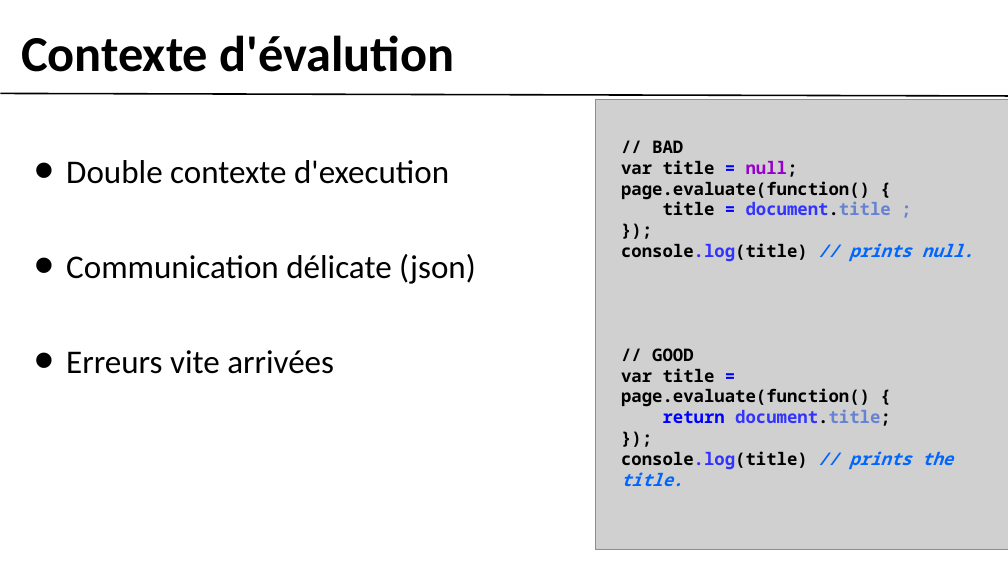
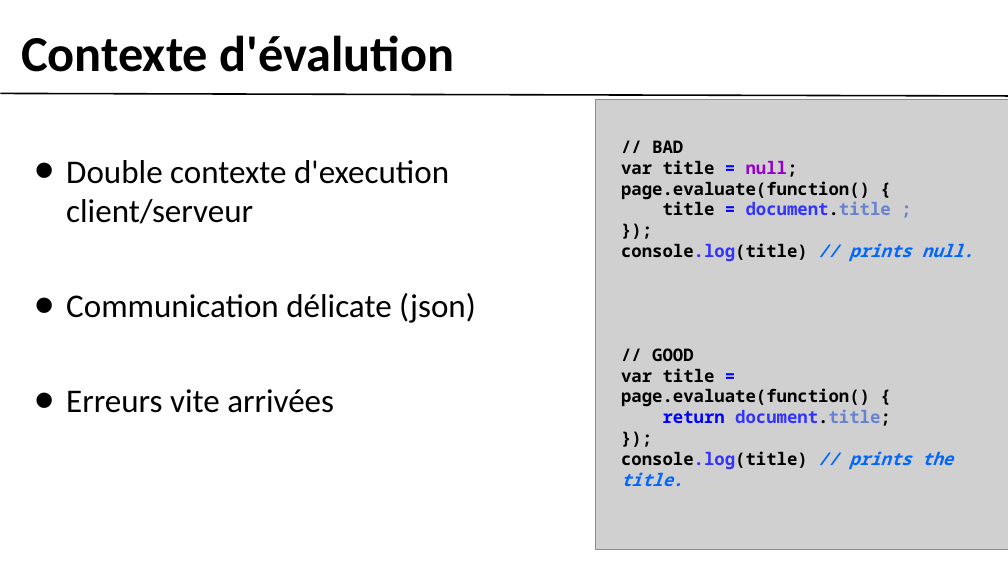
Before and after one commit to gobengo/devoxx-panorama-js-testing, a slide deck: slide 4 of doc/phantom_part.ppt (slide 7 before the commit). Drawn at 1008x567 pixels with LibreOffice and Linux fonts; fonts in the diff are those of the drawing; grey boxes stand for pictures; background and template pictures are left out. Boxes give left, top, right and bottom in pixels: in the first picture for what was removed or moved away, otherwise in the second. Text is boxed around its words. In the diff, an @@ line names an element or a change of style, - is before the commit and + after.

```diff
--- a/doc/phantom_part.ppt
+++ b/doc/phantom_part.ppt
@@ text at (66, 160, 449, 224): text changed @@
-• Double contexte d'execution
+• Double contexte d'execution client/serveur
```
Also in this commit, not shown: 5 other slides changed, 3 slides added, 3 slides removed, 8 other files.
